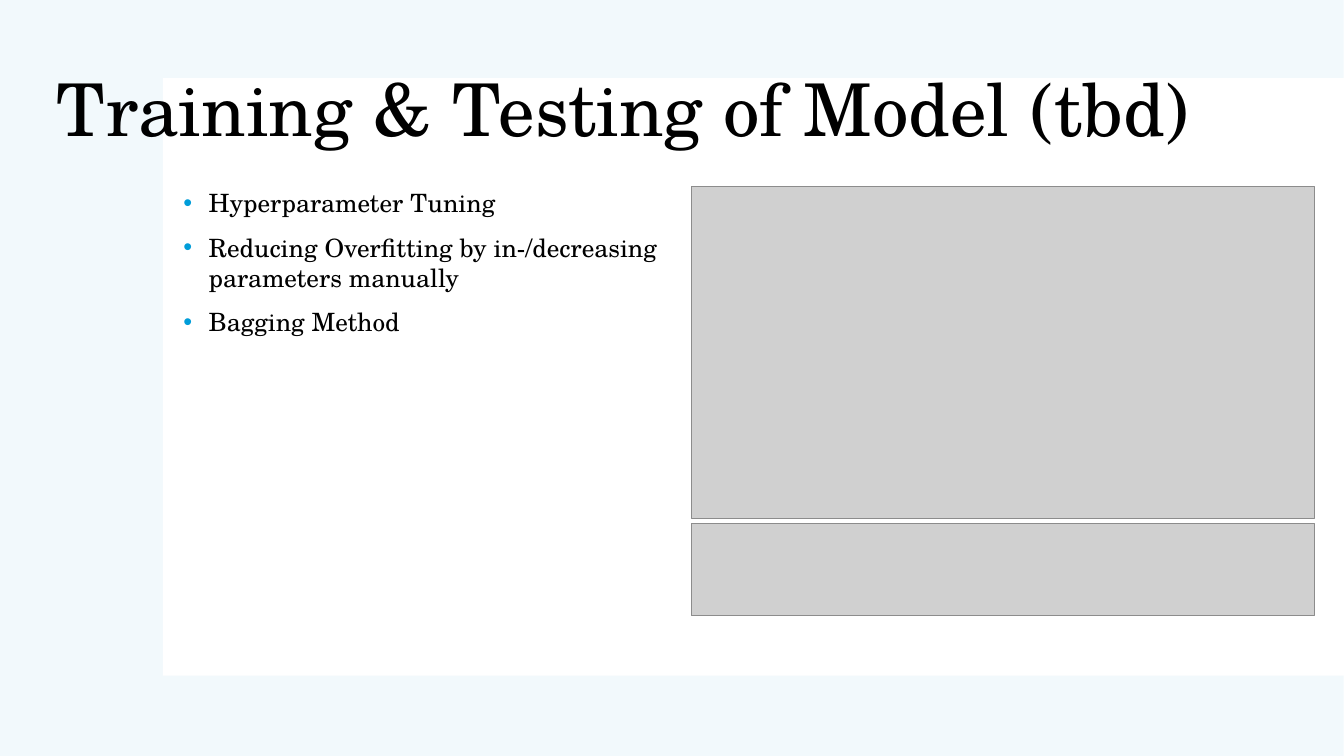
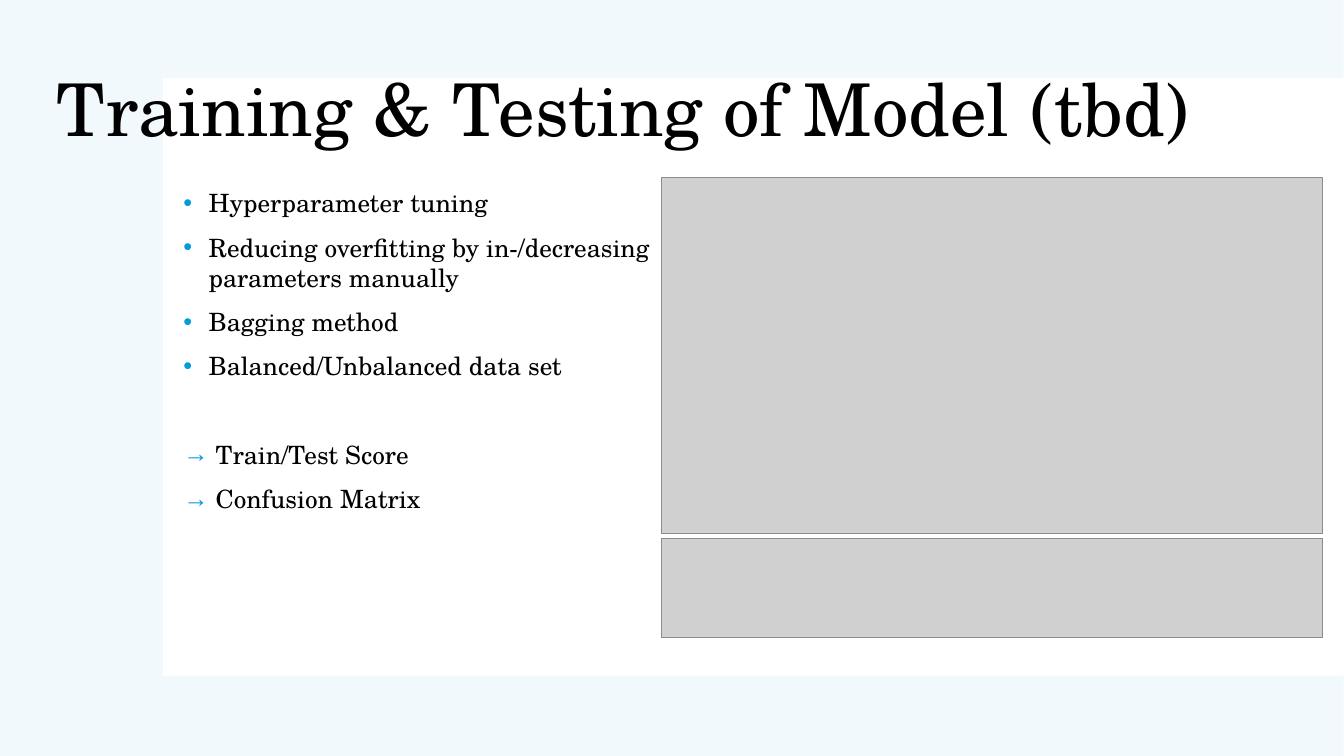
Before and after one commit to AtK42/ML_stonks_2021, a slide deck: slide 5 of Group2_ML_Project_Presentation.pptx (slide 6 before the commit). Drawn at 1344x756 pixels with LibreOffice and Linux fonts; fonts in the diff are those of the drawing; grey boxes stand for pictures. Boxes give left, top, right and bottom in pixels: in the first picture for what was removed or moved away, otherwise in the second. Text is boxed around its words. In the diff, an @@ line names an element or a change of style, - is before the commit and + after.

```diff
--- a/Group2_ML_Project_Presentation.pptx
+++ b/Group2_ML_Project_Presentation.pptx
@@ picture resized from (x1=692, y1=187, x2=1316, y2=518) to (x1=661, y1=177, x2=1322, y2=533) @@
@@ text at (x1=209, y1=193, x2=649, y2=509): text changed @@
-• Hyperparameter Tuning
-• Reducing Overfitting by in-/decreasing parameters manually
-• Bagging Method
+• Hyperparameter tuning
+• Reducing overfitting by in-/decreasing parameters manually
+• Bagging method
+• Balanced/Unbalanced data set
+→ Train/Test Score
+→ Confusion Matrix
@@ picture resized from (x1=692, y1=523, x2=1316, y2=616) to (x1=661, y1=538, x2=1322, y2=637) @@
```
Also in this commit, not shown: 1 other slide changed.
